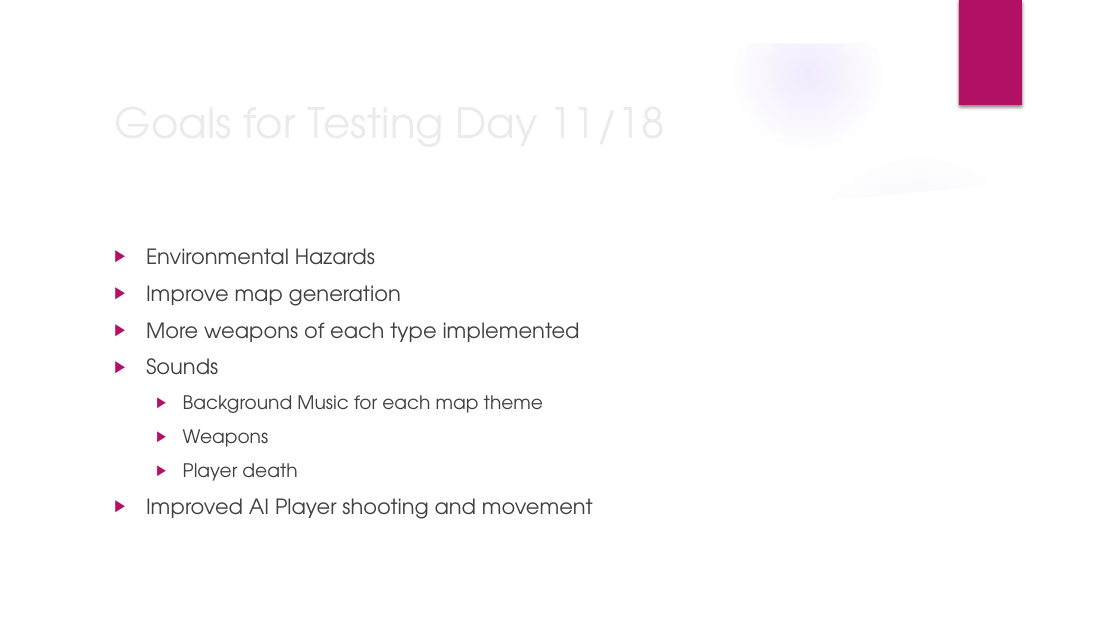
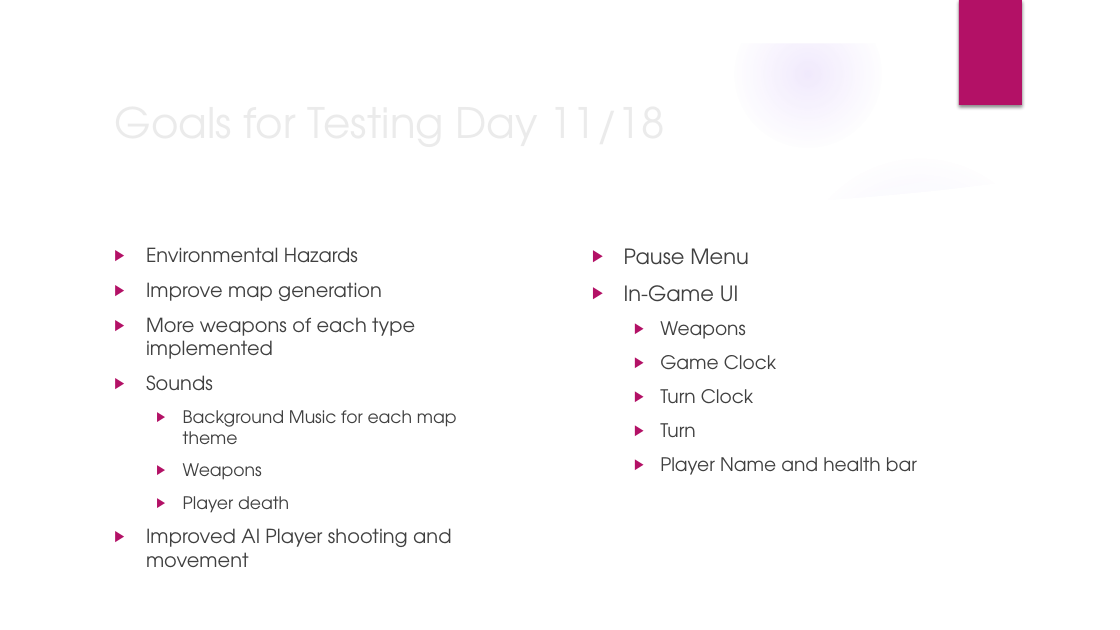
Before and after one commit to trevinofernando/2D-Tactical-Game, a slide deck: slide 5 of First Playable.pptx (slide 4 before the commit). Drawn at 1120x630 pixels with LibreOffice and Linux fonts; fonts in the diff are those of the drawing; background and template pictures are left out. Boxes give left, top, right and bottom in pixels: in the first picture for what was removed or moved away, otherwise in the second. Text is boxed around its words. In the diff, an @@ line names an element or a change of style, - is before the commit and + after.

```diff
--- a/First Playable.pptx
+++ b/First Playable.pptx
@@ text "Environmental Hazards" at (146,247,457,567): size 18 to 16.6 pt in "Environmental Hazards", "Improve map generation", "More weapons of each type implemented", "Sounds" and 1 more places; size 16 to 14.8 pt in "Background Music for each map theme", "Weapons", "Player death" @@
@@ text added at (624,248,917,475), 16 pt, text #404040 @@
+▶ Pause Menu
+▶ In-Game UI
+  ▶ Weapons
+  ▶ Game Clock
+  ▶ Turn Clock
+  ▶ Turn
+  ▶ Player Name and health bar
```
Also in this commit, not shown: 1 other slide changed, 2 slides added, 1 slide removed.
